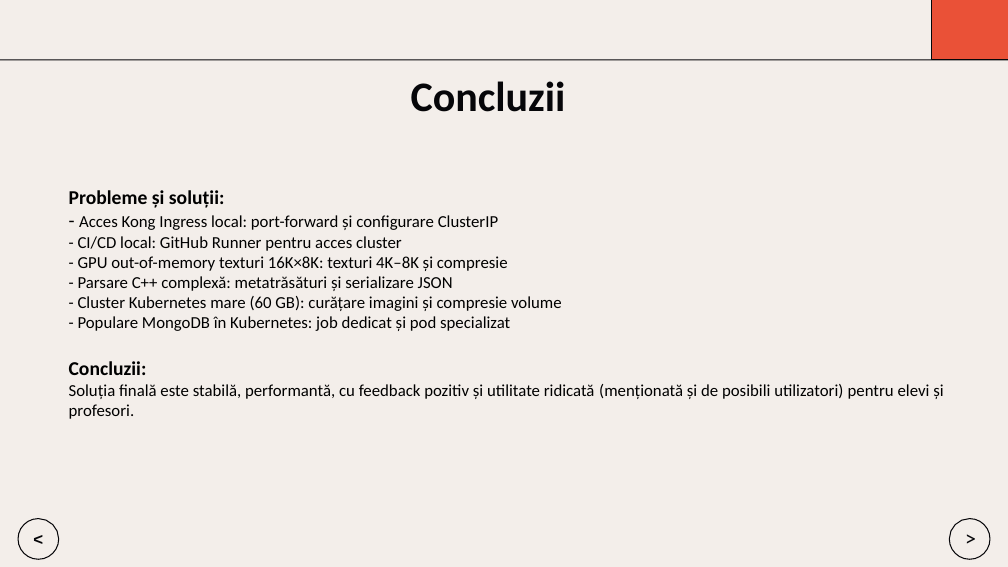
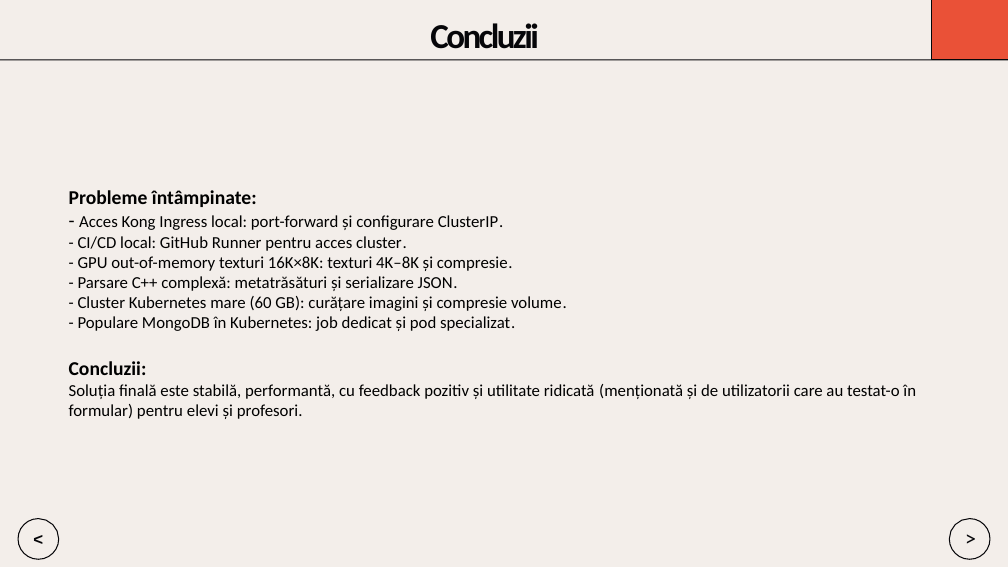
Before and after one commit to Dragomir1401/VisioScience-3D, a slide deck: slide 15 of Roadmap/scss/Prezentare_Final_Dragomir_Andrei.pptx (slide 14 before the commit). Drawn at 1008x567 pixels with LibreOffice and Linux fonts; fonts in the diff are those of the drawing. Boxes give left, top, right and bottom in pixels: in the first picture for what was removed or moved away, otherwise in the second. Text is boxed around its words. In the diff, an @@ line names an element or a change of style, - is before the commit and + after.

```diff
--- a/Roadmap/scss/Prezentare_Final_Dragomir_Andrei.pptx
+++ b/Roadmap/scss/Prezentare_Final_Dragomir_Andrei.pptx
@@ text "Concluzii": place and size @@
-text "Concluzii" at bbox=[411, 81, 566, 112]
+text "Concluzii" at bbox=[430, 23, 538, 49]
@@ text "Concluzii" at bbox=[430, 23, 538, 49]: size 30 to 25 pt, letter spacing 0 to -1.9 pt; alignment centre to left @@
@@ text at bbox=[69, 190, 567, 331]: text changed @@
-Probleme și soluții:
-- Acces Kong Ingress local: port-forward și configurare ClusterIP
-- CI/CD local: GitHub Runner pentru acces cluster
-- GPU out-of-memory texturi 16K×8K: texturi 4K–8K și compresie
-- Parsare C++ complexă: metatrăsături și serializare JSON
-- Cluster Kubernetes mare (60 GB): curățare imagini și compresie volume
-- Populare MongoDB în Kubernetes: job dedicat și pod specializat
+Probleme întâmpinate:
+- Acces Kong Ingress local: port-forward și configurare ClusterIP.
+- CI/CD local: GitHub Runner pentru acces cluster.
+- GPU out-of-memory texturi 16K×8K: texturi 4K–8K și compresie.
+- Parsare C++ complexă: metatrăsături și serializare JSON.
+- Cluster Kubernetes mare (60 GB): curățare imagini și compresie volume.
+- Populare MongoDB în Kubernetes: job dedicat și pod specializat.
@@ text at bbox=[69, 384, 916, 419]: text changed @@
-Soluția finală este stabilă, performantă, cu feedback pozitiv și utilitate ridicată (menționată și de posibili utilizatori) pentru elevi și profesori.
+Soluția finală este stabilă, performantă, cu feedback pozitiv și utilitate ridicată (menționată și de utilizatorii care au testat-o în formular) pentru elevi și profesori.
```
Also in this commit, not shown: 10 other slides changed, 5 slides added, 4 slides removed, 4 other files.
